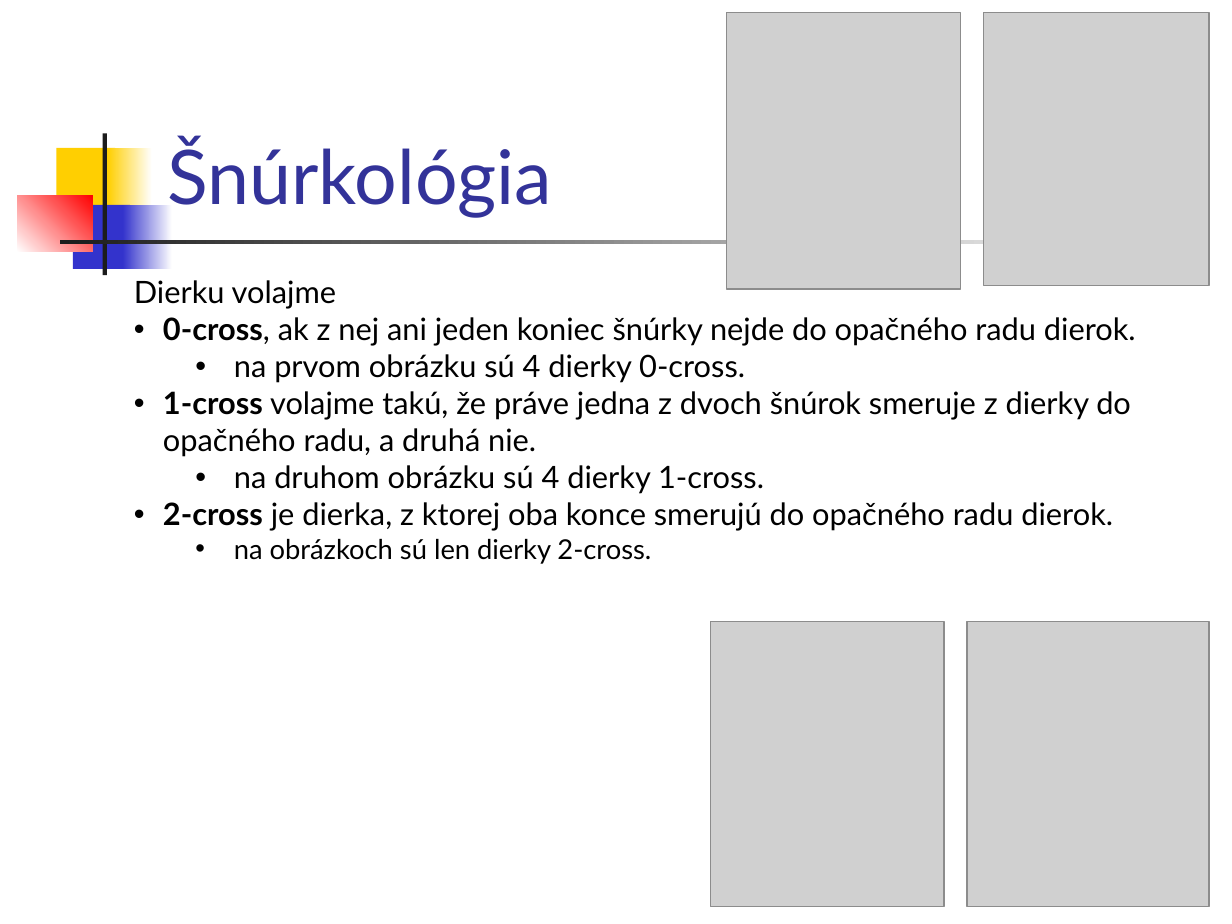
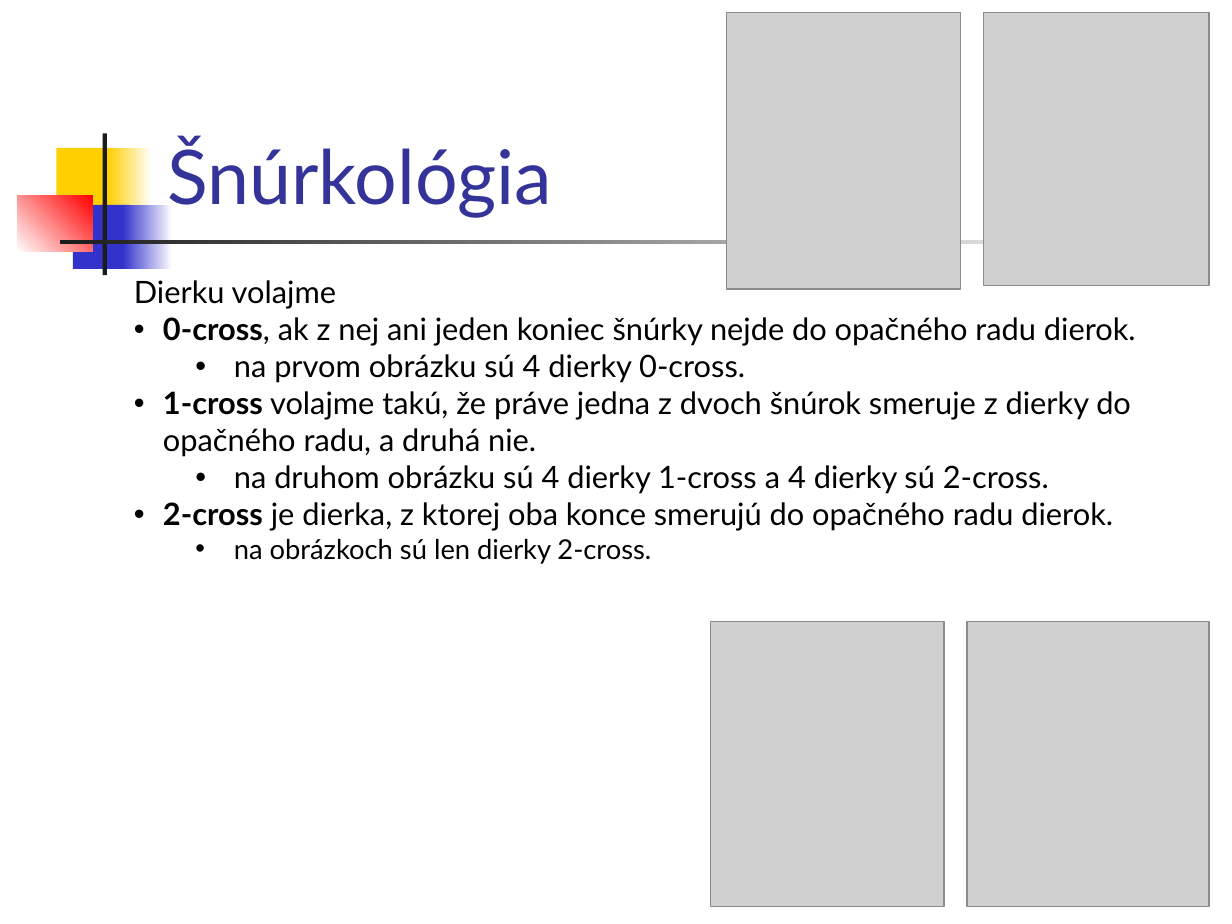
Before and after one commit to paradigmy/Prednasky, a slide deck: slide 27 of 08/funkcionalne3.ppt. Drawn at 1232x924 pixels with LibreOffice and Linux fonts; fonts in the diff are those of the drawing; grey boxes stand for pictures. Boxes give left, top, right and bottom in pixels: in the first picture for what was removed or moved away, otherwise in the second. Text is boxed around its words. In the diff, an @@ line names an element or a change of style, - is before the commit and + after.

```diff
--- a/08/funkcionalne3.ppt
+++ b/08/funkcionalne3.ppt
@@ text at (234,465,1049,494): text changed @@
-  • na druhom obrázku sú 4 dierky 1-cross.
+  • na druhom obrázku sú 4 dierky 1-cross a 4 dierky sú 2-cross.
```
Also in this commit, not shown: 1 other slide changed, 1 other file.
